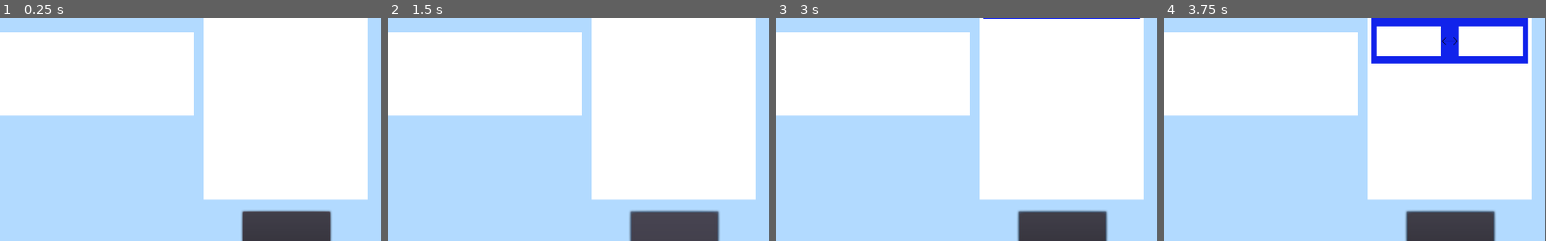
Above: before the commit, frames 1-4 (left to right).
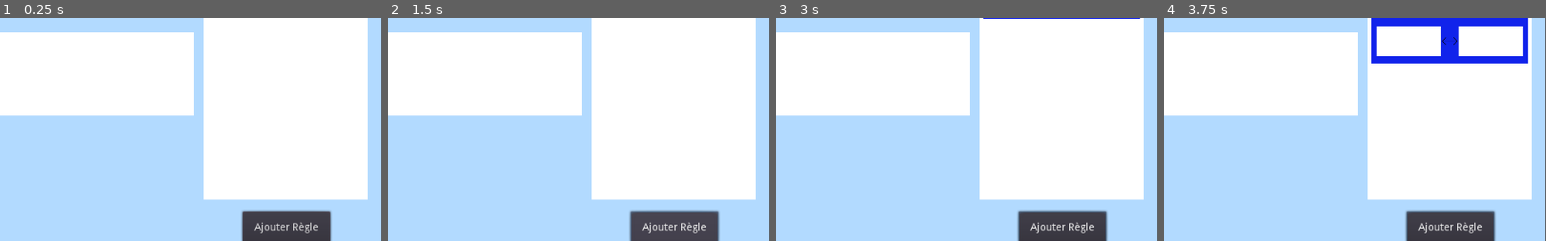
Above: after the commit, the same moments.

Repository: Pertatis/ProjetDomino
Game: Godot game, scene res://Scenes/Main.tscn
Two runs of this game, one before a commit and one after it. Both use one fixed random seed, a clock stepped at 60 frames per second and the inputs below.
Inputs (mouse positions are % of the whole screen's width and height, from its top left):
- Up to frame 1 (0.25 s): no input
- Up to frame 2 (1.5 s): click (88, 94) at 0.5 s; click (88, 94) at 1.25 s
- Up to frame 3 (3 s): click (88, 94) at 2 s; tap Enter at 2.75 s; move the mouse to (7, 17) at 2.77 s; click (7, 17) at 2.92 s
- Up to frame 4 (3.75 s): tap Space at 3.5 s; move the mouse to (7, 51) at 3.52 s; click (7, 51) at 3.67 s
The pictures show only the part of the screen within x 50-100%, y 47-97%; the shares and areas given below are measured in that part.

The runs differ from the first frame. In frame 1, 0.3% of the frame differs, in the area x 66-84%, y 91-97%; in frame 2, 0.3%; in frame 3, 0.3%; in frame 4, 0.3%.

Commit message:
add dominos to rules

Diff:
--- a/Scenes/Main.gd
+++ b/Scenes/Main.gd
@@ -1,6 +1,6 @@
 extends Node2D
 
-
+# --------- Scenes ---------
 var domino_blue:PackedScene = preload("res://Scenes/Domino/DominoPalette/DominoPaletteBleu.tscn")
 var domino_red:PackedScene = preload("res://Scenes/Domino/DominoPalette/DominoPaletteRouge.tscn")
 var domino_green:PackedScene = preload("res://Scenes/Domino/DominoPalette/DominoPaletteVert.tscn")
@@ -9,26 +9,27 @@
 
 var regle_inst:PackedScene = preload("res://Scenes/Règle.tscn")
 
+# --------- Signals ---------
 signal base_activer(index_regle)
+
+# --------- Constants ---------
+const max_nb_domino = 13
+const max_nb_regles = 8
+const max_nb_domino_par_cote_regle = 4
+
+# --------- Variables ---------
 var regle_select:int = -1
 var base:bool = false
 var objectif:bool = false
 
-
-const max_nb_domino = 13
-const max_nb_regles = 8
 func _ready():
 	base = true
 	$"%PanelBase".color = Color.gainsboro
 
 func _process(_delta):
-#	var list = $"%PanelRegles".get_children()
-#	for element in list:
-#		if element is Position2D:
-#			continue
-#		print(element.regle)
 	pass
 
+# --------- Signal handlers palette ---------
 func _on_DominoPaletteBleu_click_domino_bleu():
 	var instance_bleu = domino_blue.instance()
 	if base :
@@ -39,6 +40,22 @@
 		if $"%PanelObjectif".get_child_count() - 1 < max_nb_domino :
 			instance_bleu.position = $"%ObjectifPoint".position + (Vector2.RIGHT * 45 * ($"%PanelObjectif".get_child_count() - 1))
 			$"%PanelObjectif".add_child(instance_bleu)
+	elif regle_select != -1:
+		ajouter_a_regle(instance_bleu)
+
+func _on_DominoPaletteRouge_click_domino_rouge():
+	var instance_rouge = domino_red.instance()
+	if base :
+		if $"%PanelBase".get_child_count() - 1 < max_nb_domino :
+			instance_rouge.position = $"%BasePoint".position + (Vector2.RIGHT * 45 * ($"%PanelBase".get_child_count() - 1))
+			$"%PanelBase".add_child(instance_rouge)
+	elif objectif :
+		if $"%PanelObjectif".get_child_count() - 1 < max_nb_domino :
+			instance_rouge.position = $"%ObjectifPoint".position + (Vector2.RIGHT * 45 * ($"%PanelObjectif".get_child_count() - 1))
+			$"%PanelObjectif".add_child(instance_rouge)
+	elif regle_select != -1:
+		ajouter_a_regle(instance_rouge)
+
 func _on_DominoPaletteVert_click_domino_vert():
 	var instance_vert = domino_green.instance()
 	if base :
@@ -52,16 +69,18 @@
 	elif regle_select != -1:
 		ajouter_a_regle(instance_vert)
 
-func _on_DominoPaletteRouge_click_domino_rouge():
-	var instance_rouge = domino_red.instance()
+func _on_DominoPaletteJaune_click_domino_jaune():
+	var instance_jaune = domino_yellow.instance()
 	if base :
 		if $"%PanelBase".get_child_count() - 1 < max_nb_domino :
-			instance_rouge.position = $"%BasePoint".position + (Vector2.RIGHT * 45 * ($"%PanelBase".get_child_count() - 1))
-			$"%PanelBase".add_child(instance_rouge)
+			instance_jaune.position = $"%BasePoint".position + (Vector2.RIGHT * 45 * ($"%PanelBase".get_child_count() - 1))
+			$"%PanelBase".add_child(instance_jaune)
 	elif objectif :
 		if $"%PanelObjectif".get_child_count() - 1 < max_nb_domino :
-			instance_rouge.position = $"%ObjectifPoint".position + (Vector2.RIGHT * 45 * ($"%PanelObjectif".get_child_count() - 1))
-			$"%PanelObjectif".add_child(instance_rouge)
+			instance_jaune.position = $"%ObjectifPoint".position + (Vector2.RIGHT * 45 * ($"%PanelObjectif".get_child_count() - 1))
+			$"%PanelObjectif".add_child(instance_jaune)
+	elif regle_select != -1:
+		ajouter_a_regle(instance_jaune)
 
 func _on_DominoPaletteRose_click_domino_rose():
 	var instance_rose = pinkfloyd.instance()
@@ -73,21 +92,10 @@
 		if $"%PanelObjectif".get_child_count() - 1 < max_nb_domino :
 			instance_rose.position = $"%ObjectifPoint".position + (Vector2.RIGHT * 45 * ($"%PanelObjectif".get_child_count() - 1))
 			$"%PanelObjectif".add_child(instance_rose)
+	elif regle_select != -1:
+		ajouter_a_regle(instance_rose)
 
-func _on_DominoPaletteJaune_click_domino_jaune():
-	var instance_jaune = domino_yellow.instance()
-	if base :
-		if $"%PanelBase".get_child_count() - 1 < max_nb_domino :
-			instance_jaune.position = $"%BasePoint".position + (Vector2.RIGHT * 45 * ($"%PanelBase".get_child_count() - 1))
-			$"%PanelBase".add_child(instance_jaune)
-	elif objectif :
-		if $"%PanelObjectif".get_child_count() - 1 < max_nb_domino :
-			instance_jaune.position = $"%ObjectifPoint".position + (Vector2.RIGHT * 45 * ($"%PanelObjectif".get_child_count() - 1))
-			$"%PanelObjectif".add_child(instance_jaune)
-
-
-
-
+# --------- Signal handler base slection ---------
 func _on_PanelBase_gui_input(event):
 	if event is InputEventMouseButton and event.button_index == BUTTON_LEFT and event.is_pressed():
 		base = true
@@ -97,7 +105,7 @@
 		regle_select = -1
 		emit_signal("base_activer",-1)
 
-
+# --------- Signal handler objective selection ---------
 func _on_PanelObjectif_gui_input(event):
 	if event is InputEventMouseButton and event.button_index == BUTTON_LEFT and event.is_pressed():
 		objectif = true
@@ -105,9 +113,9 @@
 		base = false
 		$"%PanelBase".color = Color.white
 		regle_select = -1
-
 		emit_signal("base_activer",-1)
 
+# --------- Signal handler add rule button ---------
 func _on_Button_pressed():
 	if $"%PanelRegles".get_child_count() -1 < max_nb_regles :
 		var instance_regle = regle_inst.instance()
@@ -115,6 +123,16 @@
 		instance_regle.connect("regle_activer",self,"regle_activer_handle")
 		$"%PanelRegles".add_child(instance_regle)
 
+# --------- Signal handlers remove rule focus ---------
+func _on_Fond_base_activer(index_regle):
+	var children = $"%PanelRegles".get_children()
+	for child in children:
+		if child is Position2D or (index_regle != -1 and child.get_index() == index_regle) :
+			continue
+		if child.name.find("Regle") >= 0:
+			remove_focus_regle(child)
+
+# --------- Helper functions ---------
 func regle_activer_handle(index):
 	regle_select = index
 	base = false
@@ -123,16 +141,6 @@
 	$"%PanelObjectif".color = Color.white
 
 	_on_Fond_base_activer(index)
-
-
-
-func _on_Fond_base_activer(index_regle):
-	var children = $"%PanelRegles".get_children()
-	for child in children:
-		if child is Position2D or (index_regle != -1 and child.get_index() == index_regle) :
-			continue
-		if child.name.find("Regle") >= 0:
-			remove_focus_regle(child)
 
 func remove_focus_regle(regle):
 	regle.regle = false
@@ -150,13 +158,17 @@
 func ajouter_a_regle(instance):
 	# regle contient le noeud de la scène (Node2D)
 	var regle = $"%PanelRegles".get_children()[regle_select]
-	print(regle)
+#	print(regle)
 	#sous regle contient les enfants : AreaPrincipale, Gauche,Flèche,Droite
 	var sous_regle = regle.get_children()[0].get_children()
-	print(sous_regle)
-	if regle.droite :
-		instance.global_position = sous_regle[3].get_children()[1].position + (Vector2.RIGHT * 10 * (sous_regle[3].get_child_count() - 2))
-		instance.scale = Vector2(0.15,0.15)
-		sous_regle[3].add_child(instance)
-#	elif regle.gauche :
-#		print(sous_regle[1])
+#	print(sous_regle)
+	if regle.droite:
+		if sous_regle[3].get_child_count() - 2 < max_nb_domino_par_cote_regle :
+			instance.position = sous_regle[3].get_children()[1].position + (Vector2.RIGHT * 10 * (sous_regle[3].get_child_count() - 2))
+			instance.scale = Vector2(0.15,0.15)
+			sous_regle[3].add_child(instance)
+	elif regle.gauche:
+		if sous_regle[1].get_child_count() - 2 < max_nb_domino_par_cote_regle :
+			instance.position = sous_regle[1].get_children()[1].position + (Vector2.RIGHT * 10 * (sous_regle[1].get_child_count() - 2))
+			instance.scale = Vector2(0.15,0.15)
+			sous_regle[1].add_child(instance)
--- a/Scenes/Main.tscn
+++ b/Scenes/Main.tscn
@@ -91,11 +91,12 @@
 unique_name_in_owner = true
 position = Vector2( 35, 55 )
 
-[node name="Button" type="Button" parent="."]
+[node name="AjouterRegle" type="Button" parent="."]
 margin_left = 837.0
 margin_top = 541.0
 margin_right = 955.0
 margin_bottom = 586.0
+text = "Ajouter Règle"
 
 [connection signal="base_activer" from="." to="." method="_on_Fond_base_activer"]
 [connection signal="gui_input" from="PanelFond/PanelObjectif" to="." method="_on_PanelObjectif_gui_input"]
@@ -106,5 +107,5 @@
 [connection signal="click_domino_rose" from="PanelFond/PanelPalette/DominoPaletteRose" to="." method="_on_DominoPaletteRose_click_domino_rose"]
 [connection signal="click_domino_jaune" from="PanelFond/PanelPalette/DominoPaletteJaune" to="." method="_on_DominoPaletteJaune_click_domino_jaune"]
 [connection signal="gui_input" from="PanelFond/PanelBase" to="." method="_on_PanelBase_gui_input"]
-[connection signal="pressed" from="Button" to="." method="_on_Button_pressed"]
-[connection signal="toggled" from="Button" to="." method="_on_Button_toggled"]
+[connection signal="pressed" from="AjouterRegle" to="." method="_on_Button_pressed"]
+[connection signal="toggled" from="AjouterRegle" to="." method="_on_Button_toggled"]
--- a/Scenes/Règle.tscn
+++ b/Scenes/Règle.tscn
@@ -50,7 +50,7 @@
 shape = SubResource( 2 )
 
 [node name="GauchePoint" type="Position2D" parent="ColorRect/Gauche"]
-position = Vector2( 2, 10 )
+position = Vector2( 6.5, 10 )
 
 [node name="Flèche" type="Sprite" parent="ColorRect"]
 position = Vector2( 105, 30 )
@@ -66,15 +66,15 @@
 rect_scale = Vector2( 2, 2 )
 mouse_filter = 1
 
-[node name="DroitePoint" type="Position2D" parent="ColorRect/Droite"]
-position = Vector2( 2, 10 )
-
 [node name="AreaDroite" type="Area2D" parent="ColorRect/Droite"]
 
 [node name="CollisionShape2D" type="CollisionShape2D" parent="ColorRect/Droite/AreaDroite"]
 position = Vector2( 21.5, 10 )
 shape = SubResource( 3 )
 
+[node name="DroitePoint" type="Position2D" parent="ColorRect/Droite"]
+position = Vector2( 6.5, 10 )
+
 [connection signal="gui_input" from="ColorRect" to="." method="_on_ColorRect_gui_input"]
 [connection signal="gui_input" from="ColorRect/Gauche" to="." method="_on_Gauche_gui_input"]
 [connection signal="gui_input" from="ColorRect/Droite" to="." method="_on_Droite_gui_input"]
